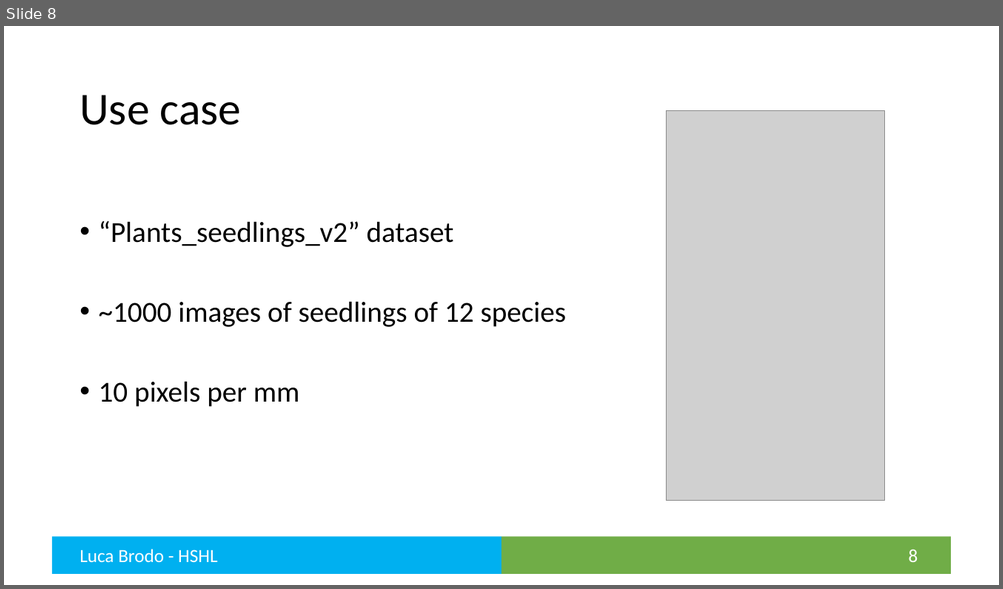
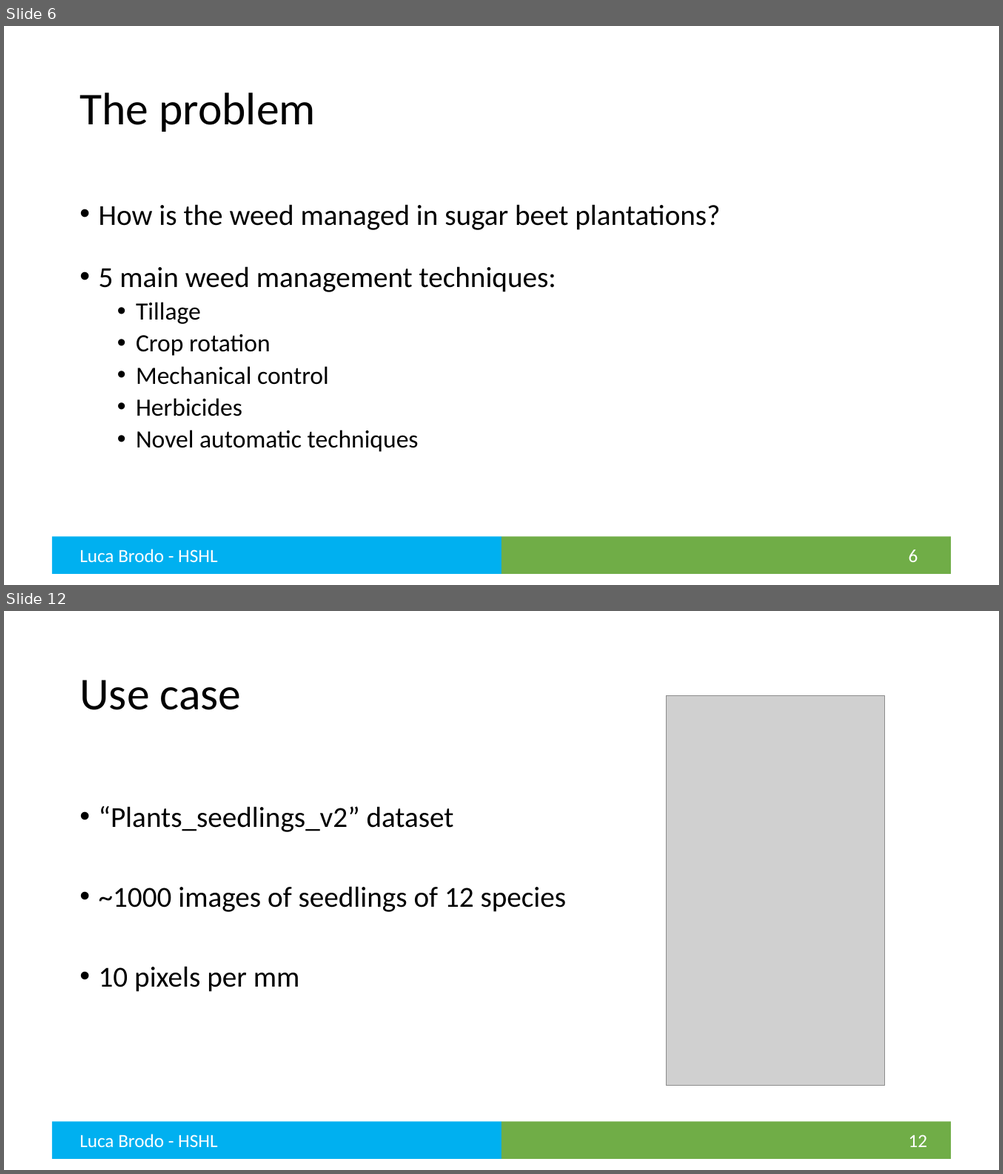
Before and after one commit to brodoluca/FinalThesisHSHL, a slide deck: Presentation/Final Presentation.pptx. Shown one above the other, each under a label of ours: slide 8 before the commit, slides 6 and 12 after it; the slides between them are not shown. The pictures are 1003x589 and 1003x1174 pixels, drawn with LibreOffice and Linux fonts; fonts in the diff are those of the drawing; grey boxes stand for pictures. Boxes give left, top, right and bottom in pixels: in the first picture for what was removed or moved away, otherwise in the second. Text is boxed around its words. In the diff, an @@ line names an element or a change of style, - is before the commit and + after.

```diff
--- a/Presentation/Final Presentation.pptx
+++ b/Presentation/Final Presentation.pptx
@@ slide 6 added at (x1=4, y1=26, x2=999, y2=585), background #FFFFFF; not listed: 2 template elements that a slide beside it also shows @@
@@ title added at (x1=79, y1=93, x2=316, y2=132), 44 pt, text #000000 @@
+The problem
@@ text added at (x1=99, y1=204, x2=720, y2=452), 28 pt, text #000000 @@
+• How is the weed managed in sugar beet plantations?
+• 5 main weed management techniques:
+  • Tillage
+  • Crop rotation
+  • Mechanical control
+  • Herbicides
+  • Novel automatic techniques
@@ text added at (x1=79, y1=549, x2=218, y2=562), 18 pt, text #FFFFFF @@
+Luca Brodo - HSHL
@@ page number added at (x1=908, y1=550, x2=918, y2=562), 18 pt, text #FFFFFF @@
+6
@@ what was slide 8 is now slide 12 @@
@@ page number at (x1=908, y1=1135, x2=928, y2=1147): text changed @@
-8
+12
```
Also in this commit, not shown: 9 slides changed, 4 other slides added, 3 slides removed, 14 other files.
